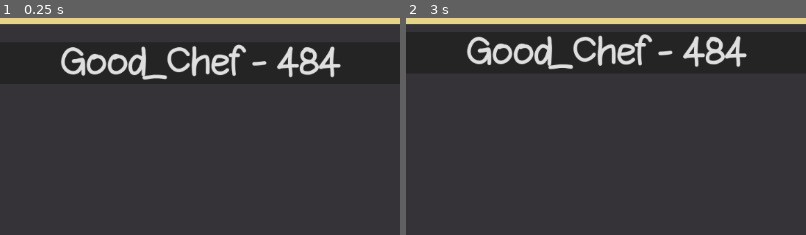
Above: before the commit, frames 1-2 (left to right).
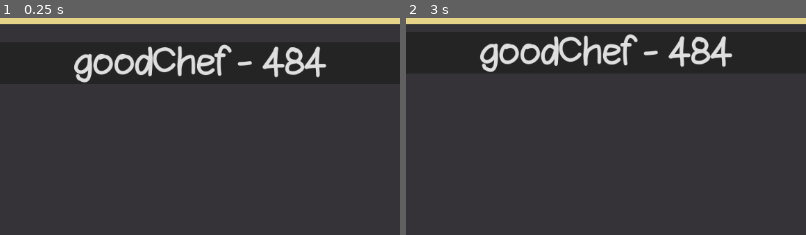
Above: after the commit, the same moments.

Repository: ToadSaidHi/Thwomp-Sprite-Editor
Game: Godot game, scene res://Editor/Editor.tscn
Same seed, same stepped clock (60 frames per second), same inputs: the game is played once before the commit and once after it. The project has no main scene, so this scene is started directly.
Inputs (mouse positions are % of the whole screen's width and height, from its top left):
- Up to frame 1 (0.25 s): no input
- Up to frame 2 (3 s): click "Good_Chef - 484" (after the commit: "goodChef - 484") at 0.5 s; click "Good_Chef - 484" (after the commit: "goodChef - 484") at 1.25 s; click "Good_Chef - 484" (after the commit: "goodChef - 484") at 2 s; tap Enter at 2.75 s; move the mouse to (72, 43) at 2.77 s; tap Mouse wheel down (Scroll Down) at 2.85 s
The pictures show only the part of the screen within x 25-75%, y 0-50%; the shares and areas given below are measured in that part.

The runs differ from the first frame. In frame 1, 5.2% of the frame differs, in the area x 15-86%, y 11-30%; in frame 2, 5.2%, in the area x 15-86%, y 7-25%.
Error before the commit: Attempt to call function 'store_string' in base 'null instance' on a null instance. (res://Build.gd:68)
Error after the commit: Attempt to call function 'store_string' in base 'null instance' on a null instance. (res://Build.gd:108)

Commit message:
CanCompileNow :)

Diff:
--- a/Build.gd
+++ b/Build.gd
@@ -4,6 +4,7 @@
 
 	for sp in Globals.allSprites:
 		var cpp = headers + "\n\n";
+		cpp += "const char* ModelLoaderConst [] = { \"<ARCNAME>\", NULL };\n\n".replace("<ARCNAME>", sp.arcData.arcFile)
 		cpp += "class " + sp.Name + " : public dEn_c {\npublic:\n\n"
 		cpp += "\tint onCreate();\n\tint onExecute();\n\tint onDelete();\n\tint onDraw();\n\n"
 		for v in sp.globalVars:
@@ -28,9 +29,24 @@
 		for s in sp.States:
 			cpp += "CREATE_STATE(" + sp.Name + ", " + s.Name + ");\n"
 		cpp += "\n"
+
+		cpp += "dActor_c* <NAME>::build() {void *buffer = AllocFromGameHeap1(sizeof(<NAME>));return new(buffer) <NAME>;}\n\n".replace("<NAME>", sp.Name)
+
+		cpp += "const SpriteData <NAME>SpriteData = \n{ ProfileId::<NAME>, 0, 0, 0, 0, 0x100, 0x100, 0, 0, 0, 0, 0 };\n\n".replace("<NAME>", sp.Name)
+
+		cpp += "Profile <NAME>Profile(&<NAME>::build, SpriteId::<NAME>, &<NAME>SpriteData, ProfileId::<NAME>, ProfileId::<NAME>, \"<NAME>\", ModelLoaderConst);\n\n".replace("<NAME>", sp.Name)
+
 		for f in sp.Functs:
 			cpp += buildFunction(sp, f)
 		cpp += buildFunction(sp, sp.onCreate)
+		cpp += buildFunction(sp, sp.onExecute)
+		cpp += buildFunction(sp, sp.onDraw)
+		cpp += buildFunction(sp, sp.onDelete)
+
+		for s in sp.States:
+			cpp += buildStateFunction(sp, s.Begin, s)
+			cpp += buildStateFunction(sp, s.Execute, s)
+			cpp += buildStateFunction(sp, s.End, s)
 
 		print(cpp)
 		saveToFile(sp, cpp)
@@ -51,6 +67,30 @@
 			argList += ", "
 		x+=1
 	out +=  f.returnType + " " + s.Name + "::" + f.Name + "(" + argList + "){\n"
+	for b in f.lines:
+		var y = 0
+		while y < tabCount:
+			y+= 1
+			out += "\t"
+
+		out += b.convertToCode() + "\n"
+	out += "}\n\n"
+
+	return out;
+
+
+func buildStateFunction(s : CustomSprite, f : CustomFunction, st : customState) -> String:
+	var out = ""
+	var tabCount = 1;
+	var argList = ""
+	var x = 1;
+	var allArgs = f.Arguments.size()
+	for a in f.Arguments:
+		argList += a.type + " " + a.Name
+		if(x != allArgs):
+			argList += ", "
+		x+=1
+	out +=  f.returnType + " " + s.Name + "::" + f.Name + "_" + st.Name + "(" + argList + "){\n"
 	for b in f.lines:
 		var y = 0
 		while y < tabCount:
--- a/Editor/Editor.tscn
+++ b/Editor/Editor.tscn
@@ -2,78 +2,12 @@
 
 [ext_resource type="Script" uid="uid://ddewx2bkyj58r" path="res://Editor/editor.gd" id="1_rh0xm"]
 [ext_resource type="Script" uid="uid://r5du4vthdi1o" path="res://Objects/Classes/Sprite.gd" id="2_ue5br"]
-[ext_resource type="Script" uid="uid://dr8osbp47ncfq" path="res://Objects/Classes/Funct.gd" id="4_q4kyq"]
+[ext_resource type="Resource" uid="uid://3pvit34qe3w5" path="res://Objects/Sprites/GoodChefSprite.tres" id="3_uuq6v"]
 [ext_resource type="PackedScene" uid="uid://bse0p2swux856" path="res://Editor/SpriteTile.tscn" id="4_uuq6v"]
-[ext_resource type="Script" uid="uid://cfddph5fg4o1l" path="res://Objects/Classes/State.gd" id="5_8ntjk"]
-[ext_resource type="Script" uid="uid://0lt8g8m4rrxc" path="res://Objects/Classes/variable.gd" id="5_lsqqn"]
-[ext_resource type="Resource" uid="uid://dj3vgt4d3nc6f" path="res://Objects/Sprites/ChefSpriteArcData.tres" id="7_ef05v"]
-[ext_resource type="Script" uid="uid://bs1q4d40o5kko" path="res://Objects/Classes/block.gd" id="7_mpd7s"]
-[ext_resource type="Resource" uid="uid://bwech5guqujpj" path="res://Objects/Sprites/loadModelChef.tres" id="8_fk0vg"]
-
-[sub_resource type="Resource" id="Resource_0tek8"]
-script = ExtResource("5_lsqqn")
-type = "u8"
-value = "0"
-Name = "ArgOne"
-metadata/_custom_type_script = "uid://0lt8g8m4rrxc"
-
-[sub_resource type="Resource" id="Resource_s0arw"]
-script = ExtResource("5_lsqqn")
-type = "m3d::mdl_c"
-Name = "ArgTwo"
-metadata/_custom_type_script = "uid://0lt8g8m4rrxc"
-
-[sub_resource type="Resource" id="Resource_bidrp"]
-script = ExtResource("4_q4kyq")
-Name = "ExtraFunction"
-Arguments = Array[ExtResource("5_lsqqn")]([SubResource("Resource_0tek8"), SubResource("Resource_s0arw")])
-returnType = "void"
-metadata/_custom_type_script = "uid://dr8osbp47ncfq"
-
-[sub_resource type="Resource" id="Resource_veos7"]
-script = ExtResource("5_8ntjk")
-Name = "StateOne"
-metadata/_custom_type_script = "uid://cfddph5fg4o1l"
-
-[sub_resource type="Resource" id="Resource_j21il"]
-script = ExtResource("5_8ntjk")
-Name = "StateTwo"
-metadata/_custom_type_script = "uid://cfddph5fg4o1l"
-
-[sub_resource type="Resource" id="Resource_3oj1v"]
-script = ExtResource("5_lsqqn")
-type = "int"
-value = "0"
-Name = "GlobalVarOne"
-metadata/_custom_type_script = "uid://0lt8g8m4rrxc"
-
-[sub_resource type="Resource" id="Resource_ka1pi"]
-script = ExtResource("5_lsqqn")
-type = "bool"
-value = "true"
-Name = "GlobalVarTwo"
-metadata/_custom_type_script = "uid://0lt8g8m4rrxc"
-
-[sub_resource type="Resource" id="Resource_fk0vg"]
-script = ExtResource("4_q4kyq")
-Name = "onCreate"
-lines = Array[ExtResource("7_mpd7s")]([ExtResource("8_fk0vg")])
-returnType = "int"
-metadata/_custom_type_script = "uid://dr8osbp47ncfq"
-
-[sub_resource type="Resource" id="Resource_8oxxl"]
-script = ExtResource("2_ue5br")
-Name = "Good_Chef"
-Functs = Array[ExtResource("4_q4kyq")]([SubResource("Resource_bidrp")])
-globalVars = Array[ExtResource("5_lsqqn")]([SubResource("Resource_3oj1v"), SubResource("Resource_ka1pi")])
-arcData = ExtResource("7_ef05v")
-States = Array[ExtResource("5_8ntjk")]([SubResource("Resource_veos7"), SubResource("Resource_j21il")])
-onCreate = SubResource("Resource_fk0vg")
-metadata/_custom_type_script = "uid://r5du4vthdi1o"
 
 [node name="Editor" type="Node2D" unique_id=1944090959]
 script = ExtResource("1_rh0xm")
-testSpriteArray = Array[ExtResource("2_ue5br")]([SubResource("Resource_8oxxl")])
+testSpriteArray = Array[ExtResource("2_ue5br")]([ExtResource("3_uuq6v")])
 
 [node name="ColorRect" type="ColorRect" parent="." unique_id=1063770791]
 offset_left = -586.0
--- /dev/null
+++ b/Objects/Block Types/AnimationAndModel.tres
@@ -0,0 +1,9 @@
+[gd_resource type="Resource" script_class="BlockType" format=3 uid="uid://b25nixh28b3vn"]
+
+[ext_resource type="Script" uid="uid://b30t1q3f3e4cu" path="res://Objects/Classes/blockType.gd" id="1_dk0pk"]
+
+[resource]
+script = ExtResource("1_dk0pk")
+Name = "Model and Animation"
+color = Color(0.80784315, 0.5921569, 0.41960785, 1)
+metadata/_custom_type_script = "uid://b30t1q3f3e4cu"
--- /dev/null
+++ b/Objects/Blocks/Basic/loadModel.tres
@@ -0,0 +1,11 @@
+[gd_resource type="Resource" script_class="loadModel" format=3 uid="uid://sobfqdki4x1h"]
+
+[ext_resource type="Resource" uid="uid://b25nixh28b3vn" path="res://Objects/Block Types/AnimationAndModel.tres" id="1_0mj6a"]
+[ext_resource type="Script" uid="uid://e7i0e2petq55" path="res://Objects/Classes/loadModel.gd" id="1_fsich"]
+
+[resource]
+script = ExtResource("1_fsich")
+Title = "Load Model"
+Description = "Loads Model from Sprite arc data"
+Type = ExtResource("1_0mj6a")
+metadata/_custom_type_script = "uid://e7i0e2petq55"
--- /dev/null
+++ b/Objects/Sprites/GoodChefSprite.tres
@@ -0,0 +1,133 @@
+[gd_resource type="Resource" script_class="CustomSprite" format=3 uid="uid://3pvit34qe3w5"]
+
+[ext_resource type="Script" uid="uid://dr8osbp47ncfq" path="res://Objects/Classes/Funct.gd" id="1_cmw8s"]
+[ext_resource type="Script" uid="uid://0lt8g8m4rrxc" path="res://Objects/Classes/variable.gd" id="2_jwnkf"]
+[ext_resource type="Script" uid="uid://bs1q4d40o5kko" path="res://Objects/Classes/block.gd" id="3_bx0au"]
+[ext_resource type="Script" uid="uid://cfddph5fg4o1l" path="res://Objects/Classes/State.gd" id="4_cnryu"]
+[ext_resource type="Resource" uid="uid://dj3vgt4d3nc6f" path="res://Objects/Sprites/ChefSpriteArcData.tres" id="5_8sqcx"]
+[ext_resource type="Resource" uid="uid://bwech5guqujpj" path="res://Objects/Sprites/loadModelChef.tres" id="6_fbu66"]
+[ext_resource type="Script" uid="uid://r5du4vthdi1o" path="res://Objects/Classes/Sprite.gd" id="7_jajom"]
+
+[sub_resource type="Resource" id="Resource_cmw8s"]
+script = ExtResource("2_jwnkf")
+type = "u8"
+value = "0"
+Name = "ArgOne"
+metadata/_custom_type_script = "uid://0lt8g8m4rrxc"
+
+[sub_resource type="Resource" id="Resource_jwnkf"]
+script = ExtResource("2_jwnkf")
+type = "m3d::mdl_c"
+Name = "ArgTwo"
+metadata/_custom_type_script = "uid://0lt8g8m4rrxc"
+
+[sub_resource type="Resource" id="Resource_bx0au"]
+script = ExtResource("1_cmw8s")
+Name = "ExtraFunction"
+Arguments = Array[ExtResource("2_jwnkf")]([SubResource("Resource_cmw8s"), SubResource("Resource_jwnkf")])
+returnType = "void"
+metadata/_custom_type_script = "uid://dr8osbp47ncfq"
+
+[sub_resource type="Resource" id="Resource_cnryu"]
+script = ExtResource("1_cmw8s")
+Name = "beginState"
+returnType = "void"
+metadata/_custom_type_script = "uid://dr8osbp47ncfq"
+
+[sub_resource type="Resource" id="Resource_8sqcx"]
+script = ExtResource("1_cmw8s")
+Name = "endState"
+returnType = "void"
+metadata/_custom_type_script = "uid://dr8osbp47ncfq"
+
+[sub_resource type="Resource" id="Resource_fbu66"]
+script = ExtResource("1_cmw8s")
+Name = "executeState"
+returnType = "void"
+metadata/_custom_type_script = "uid://dr8osbp47ncfq"
+
+[sub_resource type="Resource" id="Resource_jajom"]
+script = ExtResource("4_cnryu")
+Name = "StateOne"
+Begin = SubResource("Resource_cnryu")
+Execute = SubResource("Resource_fbu66")
+End = SubResource("Resource_8sqcx")
+metadata/_custom_type_script = "uid://cfddph5fg4o1l"
+
+[sub_resource type="Resource" id="Resource_feao8"]
+script = ExtResource("1_cmw8s")
+Name = "beginState"
+returnType = "void"
+metadata/_custom_type_script = "uid://dr8osbp47ncfq"
+
+[sub_resource type="Resource" id="Resource_jx6jw"]
+script = ExtResource("1_cmw8s")
+Name = "endState"
+returnType = "void"
+metadata/_custom_type_script = "uid://dr8osbp47ncfq"
+
+[sub_resource type="Resource" id="Resource_agoc6"]
+script = ExtResource("1_cmw8s")
+Name = "executeState"
+returnType = "void"
+metadata/_custom_type_script = "uid://dr8osbp47ncfq"
+
+[sub_resource type="Resource" id="Resource_j5uim"]
+script = ExtResource("4_cnryu")
+Name = "StateTwo"
+Begin = SubResource("Resource_feao8")
+Execute = SubResource("Resource_agoc6")
+End = SubResource("Resource_jx6jw")
+metadata/_custom_type_script = "uid://cfddph5fg4o1l"
+
+[sub_resource type="Resource" id="Resource_ssnrp"]
+script = ExtResource("2_jwnkf")
+type = "int"
+value = "0"
+Name = "GlobalVarOne"
+metadata/_custom_type_script = "uid://0lt8g8m4rrxc"
+
+[sub_resource type="Resource" id="Resource_nb88c"]
+script = ExtResource("2_jwnkf")
+type = "bool"
+value = "true"
+Name = "GlobalVarTwo"
+metadata/_custom_type_script = "uid://0lt8g8m4rrxc"
+
+[sub_resource type="Resource" id="Resource_fk0vg"]
+script = ExtResource("1_cmw8s")
+Name = "onCreate"
+lines = Array[ExtResource("3_bx0au")]([ExtResource("6_fbu66")])
+returnType = "int"
+metadata/_custom_type_script = "uid://dr8osbp47ncfq"
+
+[sub_resource type="Resource" id="Resource_g4jda"]
+script = ExtResource("1_cmw8s")
+Name = "onDelete"
+returnType = "int"
+metadata/_custom_type_script = "uid://dr8osbp47ncfq"
+
+[sub_resource type="Resource" id="Resource_dkd5q"]
+script = ExtResource("1_cmw8s")
+Name = "onDraw"
+returnType = "int"
+metadata/_custom_type_script = "uid://dr8osbp47ncfq"
+
+[sub_resource type="Resource" id="Resource_nerj8"]
+script = ExtResource("1_cmw8s")
+Name = "onExecute"
+returnType = "int"
+metadata/_custom_type_script = "uid://dr8osbp47ncfq"
+
+[resource]
+script = ExtResource("7_jajom")
+Name = "goodChef"
+Functs = Array[ExtResource("1_cmw8s")]([SubResource("Resource_bx0au")])
+globalVars = Array[ExtResource("2_jwnkf")]([SubResource("Resource_ssnrp"), SubResource("Resource_nb88c")])
+arcData = ExtResource("5_8sqcx")
+States = Array[ExtResource("4_cnryu")]([SubResource("Resource_jajom"), SubResource("Resource_j5uim")])
+onCreate = SubResource("Resource_fk0vg")
+onDraw = SubResource("Resource_dkd5q")
+onExecute = SubResource("Resource_nerj8")
+onDelete = SubResource("Resource_g4jda")
+metadata/_custom_type_script = "uid://r5du4vthdi1o"
--- a/Objects/Sprites/loadModelChef.tres
+++ b/Objects/Sprites/loadModelChef.tres
@@ -1,9 +1,16 @@
 [gd_resource type="Resource" script_class="loadModel" format=3 uid="uid://bwech5guqujpj"]
 
-[ext_resource type="Script" uid="uid://e7i0e2petq55" path="res://Objects/Classes/loadModel.gd" id="1_sfcpi"]
-[ext_resource type="Resource" uid="uid://dj3vgt4d3nc6f" path="res://Objects/Sprites/ChefSpriteArcData.tres" id="2_i4j4x"]
+[ext_resource type="Script" uid="uid://e7i0e2petq55" path="res://Objects/Classes/loadModel.gd" id="1_i4j4x"]
+[ext_resource type="Script" uid="uid://bruaurg26ga0b" path="res://Objects/Classes/spriteArcData.gd" id="2_ej5cx"]
+
+[sub_resource type="Resource" id="Resource_h0cvu"]
+script = ExtResource("2_ej5cx")
+arcFile = "GoodChef"
+brres = "goodchef.brres"
+mdl = "body_h"
+metadata/_custom_type_script = "uid://bruaurg26ga0b"
 
 [resource]
-script = ExtResource("1_sfcpi")
-sp = ExtResource("2_i4j4x")
+script = ExtResource("1_i4j4x")
+sp = SubResource("Resource_h0cvu")
 metadata/_custom_type_script = "uid://e7i0e2petq55"
